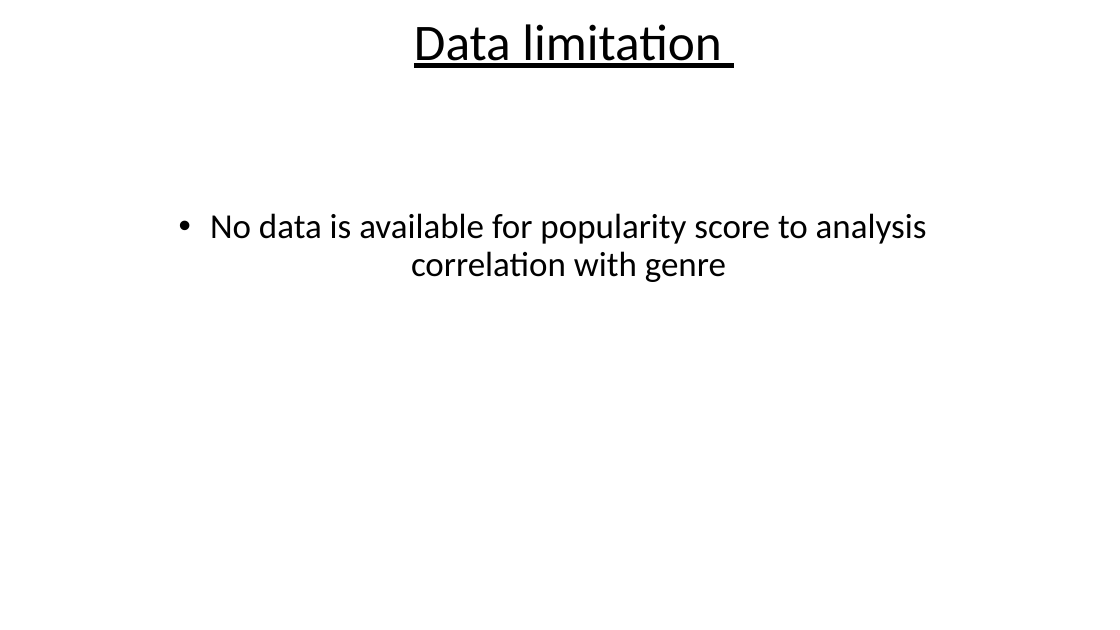
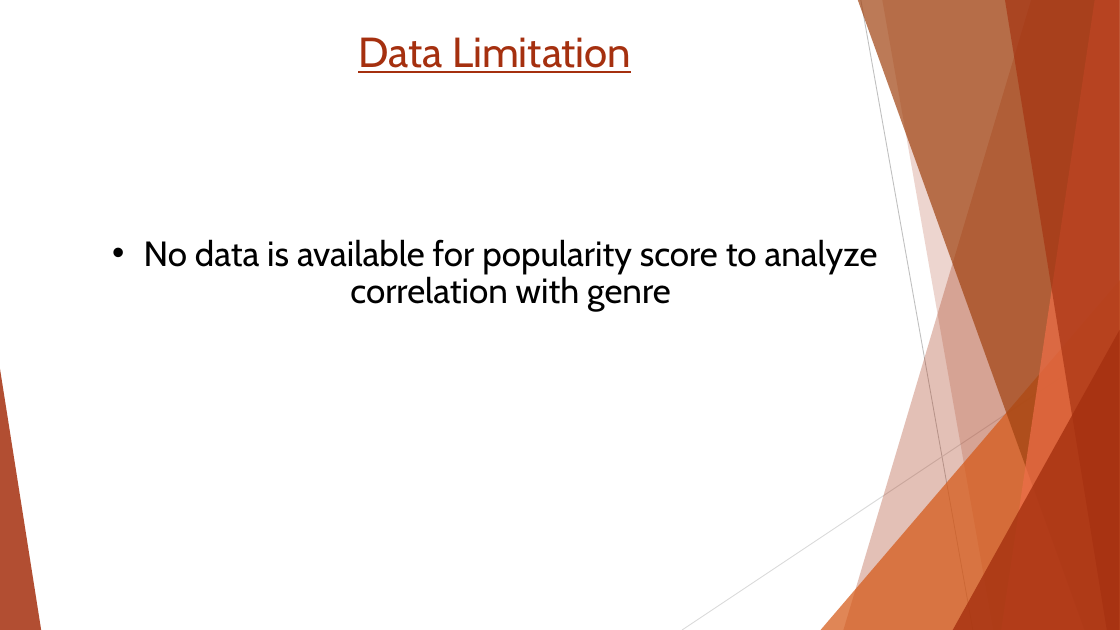
Before and after one commit to fanthony16/DataAnalysisNetFlix, a slide deck: slide 11 of NetFlix_TAIWO_OLUWAFEMI.pptx. Drawn at 1120x630 pixels with LibreOffice and Linux fonts; fonts in the diff are those of the drawing. Boxes give left, top, right and bottom in pixels: in the first picture for what was removed or moved away, otherwise in the second. Text is boxed around its words. In the diff, an @@ line names an element or a change of style, - is before the commit and + after.

```diff
--- a/NetFlix_TAIWO_OLUWAFEMI.pptx
+++ b/NetFlix_TAIWO_OLUWAFEMI.pptx
@@ text "Data Limitation" at <box>358,37,631,73</box>: vertical alignment middle to top @@
@@ text at <box>358,37,631,73</box>: text changed; size 44 to 36 pt; font Calibri to Cabin; text colour #000000 to #A5300F @@
-Data limitation
+Data Limitation
@@ text at <box>144,239,878,312</box>: text changed; font Calibri to Cabin @@
-• No data is available for popularity score to analysis correlation with genre
+• No data is available for popularity score to analyze correlation with genre
@@ group added at <box>0,0,1120,630</box>: 5 freeform shapes, 3 triangles, 2 lines @@
```
Also in this commit, not shown: 12 other slides changed.
